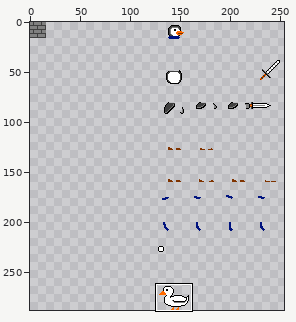
File history of a sprite sheet, assets/texture-sheet.png. Above: a wide view before the commit, with the close-up outlined.
Close-up. First the earlier version:
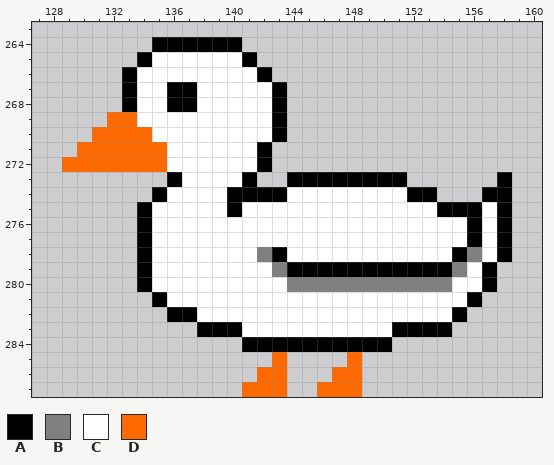
The file is 256x288 pixels. Pixels under 10% opacity are left out. Shown: x 127..160, y 263..287. The wide view leaves out empty margins. The commit also changed other parts of the picture, which this record leaves out.
Palette (. is transparent): A #000000  B #808080  C #ffffff  D #ff6a00
Now the later version:
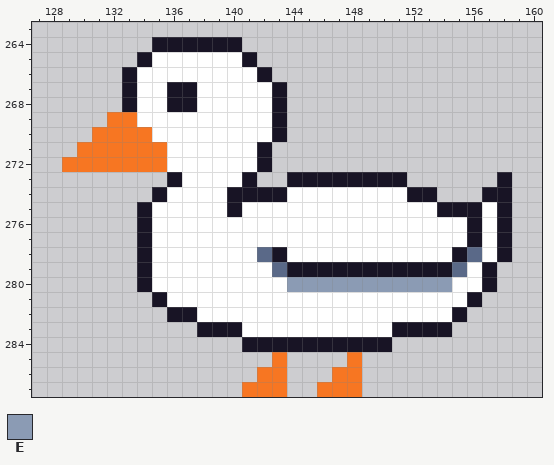
Colours new in this view: E #8b9bb4
Diff:
colour A: #000000 -> #181425
colour B: #808080 -> #5a6988
colour D: #ff6a00 -> #f77622
y 280: x 144..154 BBBBBBBBBBB -> EEEEEEEEEEE
Changed places in both close-ups, as pixel boxes (x1, y1, x2, y2):
changed: (62, 37, 512, 397)
